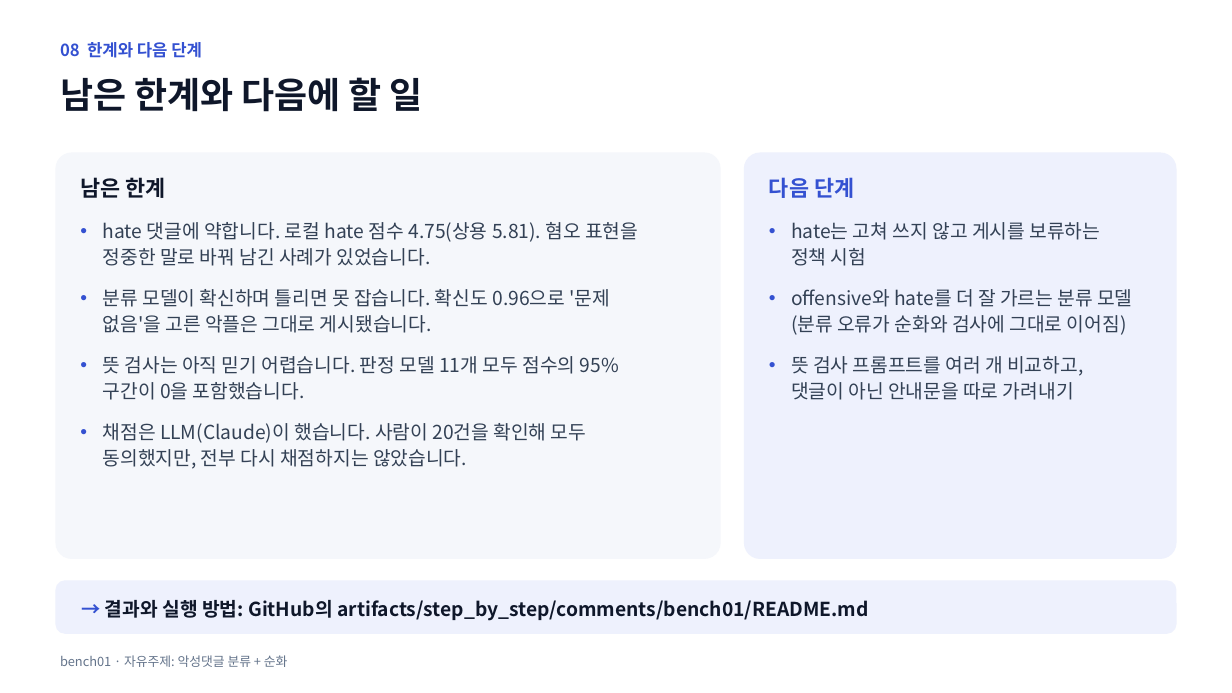
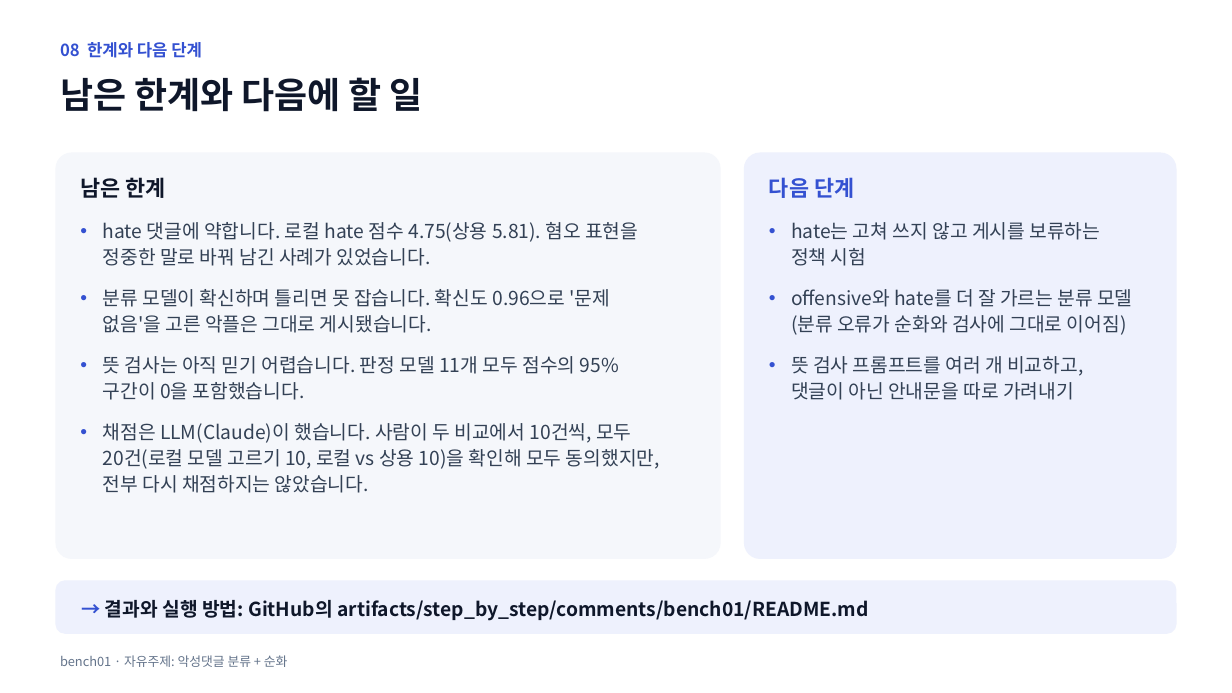
Before and after one commit to LLM-project-02/model-benchmark-lab, a slide deck: slide 9 of artifacts/step_by_step/comments/bench01/demo/bench01_comments_slides.pptx. Drawn at 1232x693 pixels with LibreOffice and Linux fonts; fonts in the diff are those of the drawing. Boxes give left, top, right and bottom in pixels: in the first picture for what was removed or moved away, otherwise in the second. Text is boxed around its words. In the diff, an @@ line names an element or a change of style, - is before the commit and + after.

```diff
--- a/artifacts/step_by_step/comments/bench01/demo/bench01_comments_slides.pptx
+++ b/artifacts/step_by_step/comments/bench01/demo/bench01_comments_slides.pptx
@@ text in rounded rectangle at (103,423,660,493): text changed @@
-• 채점은 LLM(Claude)이 했습니다. 사람이 20건을 확인해 모두
-  동의했지만, 전부 다시 채점하지는 않았습니다.
+• 채점은 LLM(Claude)이 했습니다. 사람이 두 비교에서 10건씩, 모두
+  20건(로컬 모델 고르기 10, 로컬 vs 상용 10)을 확인해 모두 동의했지만,
+  전부 다시 채점하지는 않았습니다.
```
Also in this commit, not shown: 3 other slides changed, 2 other files.
